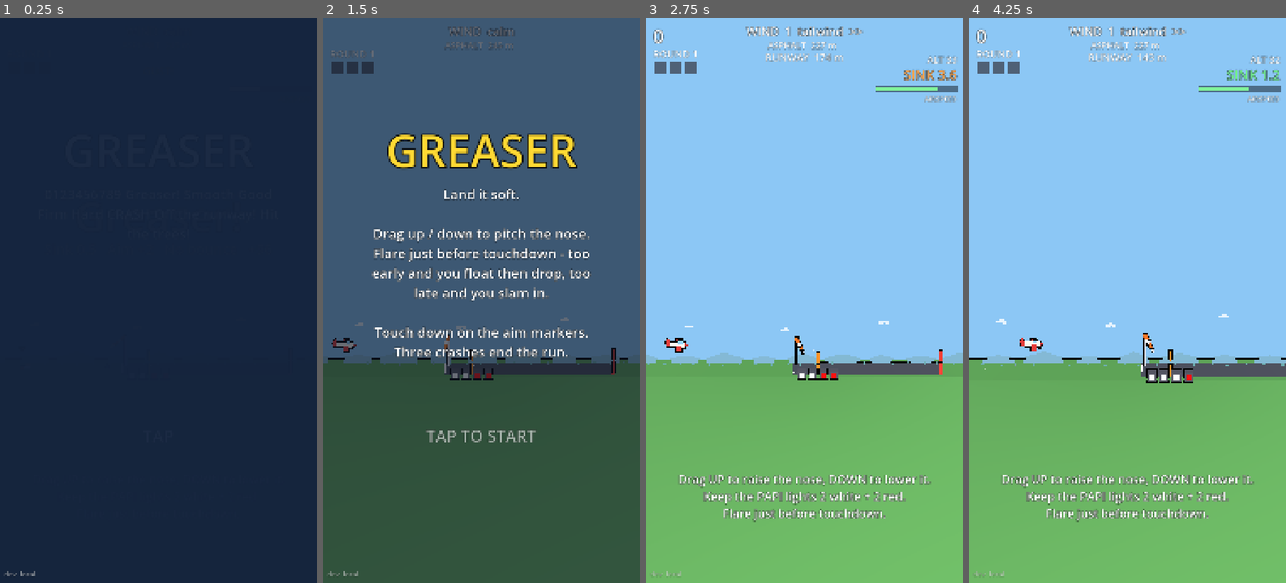
Above: before the commit, frames 1-4 (left to right).
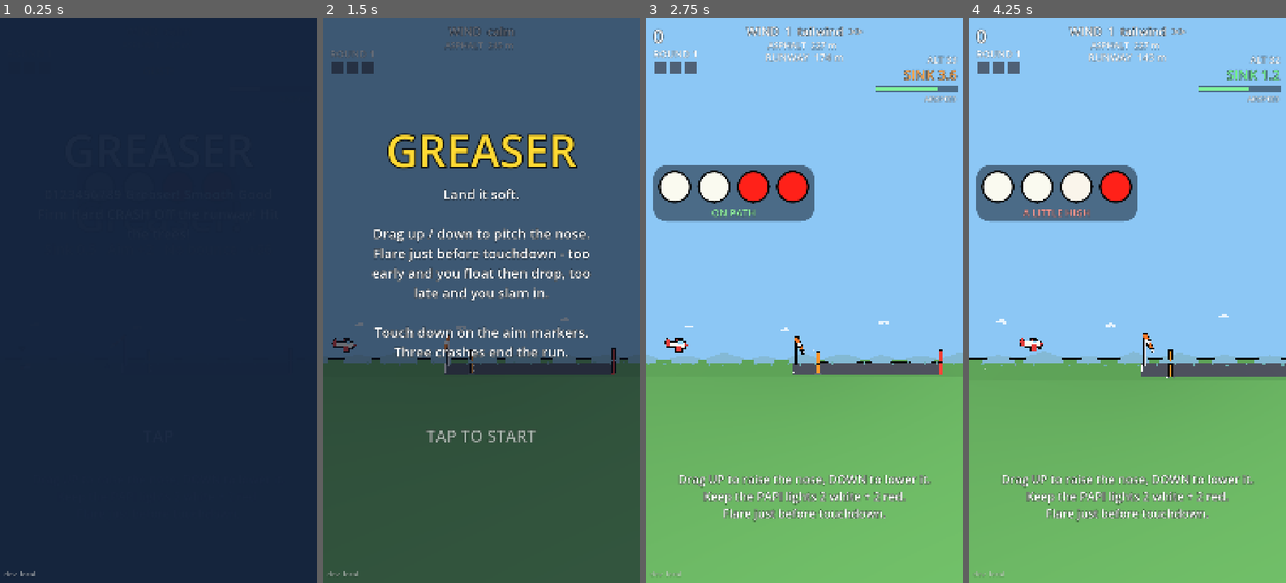
Above: after the commit, the same moments.

Repository: Hotshotted/Landing-Game
Game: Godot game, scene res://scenes/main.tscn
Two runs of this game, one before a commit and one after it. Both use one fixed random seed, a clock stepped at 60 frames per second and the inputs below.
Inputs (mouse positions are in pixels of both pictures, inside the frame that each line leads up to):
- Up to frame 1 (0.25 s): no input
- Up to frame 2 (1.5 s): tap Enter at 0.5 s; move the mouse to (551, 272) at 0.52 s; click (551, 272) at 0.67 s; tap Space at 1.25 s; drag from (418, 328) to (465, 413) at 1.27 s
- Up to frame 3 (2.75 s): tap Enter at 2 s; move the mouse to (836, 176) at 2.02 s; click (836, 176) at 2.17 s
- Up to frame 4 (4.25 s): drag from (1111, 413) to (1032, 215) at 2.77 s; move the mouse to (1222, 385) at 3.52 s; click (1222, 385) at 3.67 s

The runs differ from the first frame. In frame 2, 0.2% of the frame differs, in the area x 40-54%, y 62-65%; in frame 3, 5.1%; in frame 4, 5.2%, in the area x 2-71%, y 26-65%.

Commit message:
Big HUD PAPI in the sky above the plane
Four large round lights (Tuning.papi_hud_size / gap / y / fade / follow) follow the plane sideways, stay on
screen and in the empty sky, and show too high / on path / too low with a caption. Colours ease and pop on
change; a hysteresis keeps turbulence from flickering a light; the last state is held close to the markers.
The small runway PAPI stays as quiet scenery (no outline, not scaled). Smoke test covers size, sky position,
following, smoothing, hysteresis, hiding and live tuning.

Co-Authored-By: Claude Sonnet 5.5 <noreply@anthropic.com>
Claude-Session: https://claude.ai/code/session_01F4URq4rsP2EDTuUTh3MbZ7

Diff:
--- a/scripts/Airfield.gd
+++ b/scripts/Airfield.gd
@@ -219,12 +219,12 @@
 	_beacon_mats.append(m.material_override as StandardMaterial3D)
 	return root
 
-## PAPI: four housings in a row beside the aim markers, each with a lens facing the camera.
+## The small runway PAPI (scenery, mirrors the HUD one): four housings in a row beside the aim markers, lenses facing the camera.
 func _build_papi() -> void:
 	_papi_root = Node3D.new()
 	add_child(_papi_root)
 	for i in 4:
-		var h := _mi(_box, Color(0.3, 0.3, 0.34), true, _papi_root)
+		var h := _mi(_box, Color(0.36, 0.38, 0.42), false, _papi_root)
 		h.scale = Vector3(1.9, 1.9, 1.9)
 		h.position = Vector3((float(i) - 1.5) * 2.7, 0.95, 0.0)
 		var lens := _mi(_box, Color(1, 1, 1), false, _papi_root, true)
@@ -407,8 +407,7 @@
 		_aim_posts[k].scale = Vector3.ONE * _mark
 		_end_posts[k].position = Vector3(rwy_end + 1.0, 0.0, side * edge)
 		_end_posts[k].scale = Vector3.ONE * _mark
-	_papi_root.position = Vector3(papi_x, 0.0, edge + 1.5 * _mark)
-	_papi_root.scale = Vector3.ONE * _mark
+	_papi_root.position = Vector3(papi_x, 0.0, edge + 1.5)   # (the small runway PAPI is scenery: it never scales with the zoom)
 	_sock_root.scale = Vector3.ONE * _mark
 	for b in _beacons:
 		b.scale = Vector3.ONE * _mark
@@ -499,15 +498,29 @@
 
 ## PAPI from where the plane is: the slope of the line from the plane to the PAPI against the slope of the path to the
 ## markers. Four lights, each turns white as the plane climbs above its step: all red = too low, two white + two red =
-## on the path, all white = too high. Holds its last state close in (the angle swings wildly right at the end).
-func update_papi(plane_x: float, plane_y: float) -> void:
+## on the path, all white = too high. A light needs to pass its step by papi_hysteresis (a fraction of papi_band) to
+## flip back, so turbulence around a step doesn't make it flicker. Holds its last state close in (the angle swings
+## wildly right at the end). `snap` ignores the hysteresis and the hold (used when a round starts).
+func update_papi(plane_x: float, plane_y: float, snap: bool = false) -> void:
 	var dx := papi_x - plane_x
-	if dx < Tuning.papi_hold_distance or plane_y <= 0.0:
+	if not snap and (dx < Tuning.papi_hold_distance or plane_y <= 0.0):
+		return
+	if dx <= 0.5:
 		return
 	var ratio := (plane_y / dx) / maxf(papi_slope, 0.01)
+	var h := Tuning.papi_hysteresis * Tuning.papi_band
 	var n := 0
 	for k in 4:
-		if ratio > 1.0 + (float(k) - 1.5) * Tuning.papi_band:
+		var step := 1.0 + (float(k) - 1.5) * Tuning.papi_band
+		var was_white := k < papi_white
+		var white: bool
+		if snap:
+			white = ratio > step
+		elif was_white:
+			white = ratio > step - h
+		else:
+			white = ratio > step + h
+		if white:
 			n += 1
 	if n != papi_white:
 		papi_white = n
--- a/scripts/Hud.gd
+++ b/scripts/Hud.gd
@@ -18,6 +18,21 @@
 var _speed_label: Label
 var _gust: Label
 var _dist: Label
+# the big PAPI in the sky above the plane (four round lights + a caption), animated in update()
+var _papi_row: Control
+var _papi_back: Panel
+var _papi_lights: Array[Panel] = []
+var _papi_styles: Array[StyleBoxFlat] = []
+var _papi_cols: Array[Color] = []          # the colours the lights are showing right now (they ease toward the target)
+var _papi_pop := PackedFloat32Array([0.0, 0.0, 0.0, 0.0])
+var _papi_caption: Label
+var _papi_target := 2                      # how many lights should be white
+var _papi_shown_n := -1
+var _papi_x := 540.0                       # row centre, screen pixels (eases toward _papi_x_target)
+var _papi_x_target := 540.0
+var _papi_alpha := 0.0
+var _papi_show := false
+var _papi_built_size := -1.0
 var _hint: Label
 var _pop_title: Label
 var _pop_sub: Label
@@ -100,6 +115,34 @@
 	_pop_sub.autowrap_mode = TextServer.AUTOWRAP_WORD_SMART
 	_pop_title.modulate.a = 0.0
 	_pop_sub.modulate.a = 0.0
+	# the big PAPI: a dark pill with four round lights and a caption, in the empty sky above the plane
+	_papi_row = Control.new()
+	_papi_row.mouse_filter = Control.MOUSE_FILTER_IGNORE
+	_papi_row.visible = false
+	add_child(_papi_row)
+	_papi_back = Panel.new()
+	_papi_back.mouse_filter = Control.MOUSE_FILTER_IGNORE
+	var back_style := StyleBoxFlat.new()
+	back_style.bg_color = Color(0.04, 0.06, 0.1, 0.5)
+	back_style.set_corner_radius_all(48)
+	_papi_back.add_theme_stylebox_override("panel", back_style)
+	_papi_row.add_child(_papi_back)
+	for i in 4:
+		var light := Panel.new()
+		light.mouse_filter = Control.MOUSE_FILTER_IGNORE
+		var st := StyleBoxFlat.new()
+		st.bg_color = Color(1, 1, 1)
+		st.border_color = Color(0, 0, 0, 0.95)
+		light.add_theme_stylebox_override("panel", st)
+		_papi_row.add_child(light)
+		_papi_lights.append(light)
+		_papi_styles.append(st)
+		_papi_cols.append(Color(1, 1, 1))
+	_papi_caption = _label(34, HORIZONTAL_ALIGNMENT_CENTER)
+	remove_child(_papi_caption)
+	_papi_row.add_child(_papi_caption)
+	_papi_caption.text = "ON PATH"
+	_papi_shown_n = 2
 	# menu / game-over overlay
 	_overlay = ColorRect.new()
 	_overlay.color = Color(0.05, 0.08, 0.14, 0.62)
@@ -275,6 +318,94 @@
 func fade_alpha() -> float:
 	return _fade.color.a
 
+# ---------- the big PAPI ----------
+
+const PAPI_WHITE := Color(0.98, 0.98, 0.94)
+const PAPI_RED := Color(1.0, 0.13, 0.1)
+const PAPI_CAPTIONS: Array[String] = ["TOO LOW", "A LITTLE LOW", "ON PATH", "A LITTLE HIGH", "TOO HIGH"]
+
+## Feed the PAPI: `white` = how many of the four lights are white (4 = too high, 2 = on path, 0 = too low), `screen_x` =
+## where the plane is on screen (the row follows it sideways), `show` = visible (during the approach). `snap` jumps
+## there at once (a new round).
+func set_papi(white: int, screen_x: float, show: bool, snap: bool = false) -> void:
+	_papi_target = clampi(white, 0, 4)
+	_papi_x_target = screen_x
+	_papi_show = show
+	if snap:
+		_papi_x = screen_x
+		_papi_alpha = 1.0 if show else 0.0
+		for i in 4:
+			_papi_cols[i] = PAPI_WHITE if i < _papi_target else PAPI_RED
+			_papi_pop[i] = 0.0
+		_papi_shown_n = -1
+		_papi_row.visible = show
+		_layout_papi(0.0)
+
+## The colour light `i` is showing right now (it eases toward its target, so mid-change it is a blend).
+func papi_light_color(i: int) -> Color:
+	return _papi_cols[i]
+
+## The row's screen rectangle (tests and layout checks).
+func papi_rect() -> Rect2:
+	return Rect2(_papi_row.position, _papi_row.size)
+
+func papi_visible() -> bool:
+	return _papi_row.visible and _papi_alpha > 0.5
+
+func _layout_papi(dt: float) -> void:
+	var sz := Tuning.papi_hud_size
+	var gap := Tuning.papi_hud_gap
+	var w := 4.0 * sz + 3.0 * gap
+	var pad := 18.0
+	var vs := get_viewport().get_visible_rect().size
+	# follow the plane sideways, always fully on screen
+	var k := 1.0 - exp(-Tuning.papi_hud_follow * dt) if dt > 0.0 else 1.0
+	_papi_x = lerpf(_papi_x, _papi_x_target, k)
+	var half := w * 0.5 + pad + Tuning.papi_hud_margin
+	var cx := clampf(_papi_x, minf(half, vs.x * 0.5), maxf(vs.x - half, vs.x * 0.5))
+	_papi_row.position = Vector2(cx - w * 0.5, vs.y * Tuning.papi_hud_y)
+	_papi_row.size = Vector2(w, sz)
+	_papi_back.position = Vector2(-pad, -pad)
+	_papi_back.size = Vector2(w + 2.0 * pad, sz + 2.0 * pad + 44.0)
+	if sz != _papi_built_size:                 # (live-tuned size: reshape the round lights)
+		_papi_built_size = sz
+		for st in _papi_styles:
+			st.set_corner_radius_all(int(sz * 0.5))
+			st.set_border_width_all(maxi(int(sz * 0.07), 3))
+	for i in 4:
+		var light := _papi_lights[i]
+		light.size = Vector2(sz, sz)
+		light.position = Vector2(float(i) * (sz + gap), 0.0)
+		light.pivot_offset = Vector2(sz, sz) * 0.5
+		var pop := 1.0 + 0.16 * _papi_pop[i]
+		light.scale = Vector2(pop, pop)
+		_papi_styles[i].bg_color = _papi_cols[i]
+	_papi_caption.position = Vector2(0.0, sz + 8.0)
+	_papi_caption.size = Vector2(w, 40.0)
+
+func _update_papi(dt: float) -> void:
+	_papi_alpha = move_toward(_papi_alpha, 1.0 if _papi_show else 0.0, dt / 0.2)
+	_papi_row.visible = _papi_alpha > 0.01
+	if not _papi_row.visible:
+		return
+	_papi_row.modulate.a = _papi_alpha
+	# colours ease toward white / red: a change is easy to see (and pops a little) but never flickers
+	var ck := 1.0 - exp(-Tuning.papi_hud_fade * dt)
+	for i in 4:
+		var goal := PAPI_WHITE if i < _papi_target else PAPI_RED
+		_papi_cols[i] = _papi_cols[i].lerp(goal, ck)
+		_papi_pop[i] = maxf(_papi_pop[i] - dt * 4.0, 0.0)
+	if _papi_target != _papi_shown_n:
+		if _papi_shown_n >= 0:
+			var lo := mini(_papi_target, _papi_shown_n)
+			var hi := maxi(_papi_target, _papi_shown_n)
+			for i in range(lo, hi):
+				_papi_pop[i] = 1.0
+		_papi_shown_n = _papi_target
+		_papi_caption.text = PAPI_CAPTIONS[_papi_target]
+		_papi_caption.modulate = PAPI_RED.lerp(PAPI_WHITE, 0.55) if _papi_target != 2 else Color(0.6, 1.0, 0.65)
+	_layout_papi(dt)
+
 # ---------- per frame ----------
 
 func update(delta: float) -> void:
@@ -296,6 +427,7 @@
 	_fade.color.a = move_toward(_fade.color.a, _fade_target, delta / maxf(Tuning.fade_time, 0.01))
 	if overlay_visible:
 		_ov_prompt.modulate.a = 0.55 + 0.45 * sin(_t * 4.0)
+	_update_papi(delta)
 	_update_perf(delta)
 
 # ---------- ?perf ----------
@@ -341,6 +473,7 @@
 		_pop_title.modulate.a = 1.0
 		_pop_sub.modulate.a = 1.0
 	_gust.modulate.a = 1.0
+	set_papi(2, 540.0, true, true)   # the big PAPI is drawn for real too
 
 func prewarm_popups() -> void:
 	for g in Grading.NAMES:
@@ -348,6 +481,7 @@
 	_pop_title.text = "Greaser!"
 
 func end_prewarm() -> void:
+	set_papi(2, 540.0, false, true)
 	_splash.visible = false
 	_set_overlay(false)
 	clear_popup()
--- a/scripts/Main.gd
+++ b/scripts/Main.gd
@@ -184,7 +184,7 @@
 	aircraft.reset(0.0, airfield.start_altitude)
 	_start_x = aircraft.x
 	_compute_full_frame()
-	airfield.update_papi(aircraft.x, aircraft.y)
+	airfield.update_papi(aircraft.x, aircraft.y, true)
 	_dist_key = -1
 	_graded = false
 	_awarded = 0
@@ -456,6 +456,11 @@
 
 func _snap_camera() -> void:
 	_update_camera(0.0, true)
+	hud.set_papi(airfield.papi_white, _plane_screen_x(), state == APPROACH and not _graded, true)
+
+## Where the plane is on screen (viewport pixels): the big PAPI follows it sideways.
+func _plane_screen_x() -> float:
+	return camera.unproject_position(Vector3(aircraft.x, aircraft.y + Aircraft.GEAR_H, 0.0)).x
 
 func _aspect() -> float:
 	var vs := get_viewport().get_visible_rect().size
@@ -494,6 +499,7 @@
 func _update_hud(dt: float) -> void:
 	var flying := state == APPROACH
 	hud.set_flight(aircraft.y, aircraft.vy, aircraft.s, flying and not hud.overlay_visible)
+	hud.set_papi(airfield.papi_white, _plane_screen_x(), flying and not _graded and not hud.overlay_visible)
 	if state == APPROACH or state == ROLLOUT:
 		hud.set_wind(wind.head())
 		_update_distance()
--- a/scripts/TunePanel.gd
+++ b/scripts/TunePanel.gd
@@ -49,6 +49,13 @@
 	["decel_dirt", "Braking, dirt", 1.0, 15.0, 0.1],
 	["path_error_max", "Approach miss (max)", 0.0, 40.0, 1.0],
 	["ramp_rounds", "Rounds to full difficulty", 1.0, 30.0, 1.0],
+	["papi_hud_size", "HUD PAPI: light size", 50.0, 200.0, 1.0],
+	["papi_hud_gap", "HUD PAPI: gap", 0.0, 60.0, 1.0],
+	["papi_hud_y", "HUD PAPI: height (screen fraction)", 0.1, 0.6, 0.01],
+	["papi_hud_fade", "HUD PAPI: colour speed", 2.0, 30.0, 0.5],
+	["papi_hud_follow", "HUD PAPI: follow speed", 2.0, 30.0, 0.5],
+	["papi_band", "PAPI step spacing", 0.04, 0.3, 0.01],
+	["papi_hysteresis", "PAPI hysteresis", 0.0, 0.5, 0.01],
 	["shake_per_sink", "Shake per sink rate", 0.0, 0.8, 0.01],
 	["shake_size", "Shake size", 0.0, 3.0, 0.1],
 	["smoke_count", "Smoke puffs", 4.0, 60.0, 1.0],
--- a/scripts/Tuning.gd
+++ b/scripts/Tuning.gd
@@ -185,6 +185,17 @@
 var papi_band := 0.12
 ## Inside this distance of the markers the lights hold their last state (the angle swings wildly right at the end).
 var papi_hold_distance := 20.0
+## A light flips back only after passing its step by this fraction of papi_band (stops flicker in turbulence).
+var papi_hysteresis := 0.15
+## The big HUD PAPI in the sky above the plane: light diameter and gap (screen pixels at the 1080 px wide layout),
+## height of the row as a fraction of the screen height, and the clearance kept from the screen edges.
+var papi_hud_size := 112.0
+var papi_hud_gap := 22.0
+var papi_hud_y := 0.27
+var papi_hud_margin := 24.0
+## How fast a light changes colour and how fast the row follows the plane sideways (per second; higher = snappier).
+var papi_hud_fade := 9.0
+var papi_hud_follow := 10.0
 
 # ---------- Start-up pre-warm ----------
 var prewarm_min_seconds := 1.5
--- a/tests/smoke_test.gd
+++ b/tests/smoke_test.gd
@@ -631,6 +631,136 @@
 	new_round(532, 1)
 	check(main.hud._hint.text.contains("PAPI"), "the round-1 hint explains the PAPI")
 
+	print("== 11. big HUD PAPI ==  [nodes %d]" % nodes())
+	root.size = Vector2i(540, 960)   # a phone-shaped window (the 1080 x 1920 layout, scaled)
+	await frames(3)
+	var hud = main.hud
+	var vs: Vector2 = hud.get_viewport().get_visible_rect().size
+	print("      viewport %s" % str(vs))
+	new_round(600, 2)
+	main.advance(1.0 / 60.0)
+	check(hud.papi_visible(), "the big PAPI shows during the approach")
+	check(is_equal_approx(hud._papi_lights[0].size.x, float(tn.papi_hud_size)) and hud._papi_lights.size() == 4, "four lights, sized from Tuning.papi_hud_size (%.0f px)" % float(tn.papi_hud_size))
+	check(float(tn.papi_hud_size) / vs.x >= 0.08, "big enough to read at a glance on a phone (a light is %.0f %% of the screen width)" % (100.0 * float(tn.papi_hud_size) / vs.x))
+	var rect: Rect2 = hud.papi_rect()
+	check(is_equal_approx(rect.size.x, 4.0 * float(tn.papi_hud_size) + 3.0 * float(tn.papi_hud_gap)), "the row is 4 lights + 3 gaps wide (%.0f px)" % rect.size.x)
+	check(rect.position.x >= 0.0 and rect.end.x <= vs.x, "the row is fully on screen at the start of the approach")
+	check(is_equal_approx(rect.position.y, vs.y * float(tn.papi_hud_y)), "its height comes from Tuning.papi_hud_y (%.2f of the screen)" % float(tn.papi_hud_y))
+	# in the empty sky: below the top readouts, above the plane - at the start and in the flare
+	var plane_px: Vector2 = main.camera.unproject_position(Vector3(main.aircraft.x, main.aircraft.y, 0.0))
+	check(rect.position.y > 230.0 * vs.y / 1920.0, "the row is below the top readouts (y %.0f of %.0f)" % [rect.position.y, vs.y])
+	check(rect.end.y + 50.0 * vs.y / 1920.0 < plane_px.y, "...and above the plane at the start (row bottom %.0f, plane y %.0f)" % [rect.end.y, plane_px.y])
+	var rows_clear := true
+	for dist_to_aim in [120.0, 60.0, 30.0]:
+		main.aircraft.reset(main.airfield.aim_x - dist_to_aim, 5.0 + dist_to_aim * 0.1)
+		for i in 90:
+			main.advance(1.0 / 60.0)
+			if main.state != MAIN.APPROACH:
+				break
+		var r2: Rect2 = hud.papi_rect()
+		var pp: Vector2 = main.camera.unproject_position(Vector3(main.aircraft.x, main.aircraft.y, 0.0))
+		if not (r2.end.y + 50.0 * vs.y / 1920.0 < pp.y):
+			rows_clear = false
+			print("      overlap: row bottom %.0f, plane y %.0f (alt %.1f)" % [r2.end.y, pp.y, main.aircraft.y])
+		if main.state != MAIN.APPROACH:
+			new_round(601, 2)
+	check(rows_clear, "...and stays above the plane through the approach and the flare")
+	# follows the plane sideways, always on screen
+	hud.set_papi(2, 420.0, true, true)
+	var cx_a: float = hud.papi_rect().get_center().x
+	hud.set_papi(2, 700.0, true)
+	for i in 90:
+		hud.update(1.0 / 60.0)
+	var cx_b: float = hud.papi_rect().get_center().x
+	check(absf(cx_a - 420.0) < 2.0 and absf(cx_b - 700.0) < 2.0, "the row follows the plane sideways (%.0f -> %.0f for plane x 420 -> 700)" % [cx_a, cx_b])
+	hud.set_papi(2, -300.0, true)
+	for i in 90:
+		hud.update(1.0 / 60.0)
+	check(hud.papi_rect().position.x >= 0.0, "...and never leaves the screen (plane far left: row x %.0f)" % hud.papi_rect().position.x)
+	hud.set_papi(2, 5000.0, true)
+	for i in 90:
+		hud.update(1.0 / 60.0)
+	check(hud.papi_rect().end.x <= vs.x + 0.5, "...either side")
+	# states and smooth transitions
+	hud.set_papi(2, 540.0, true, true)
+	check(hud.papi_light_color(0).g > 0.9 and hud.papi_light_color(1).g > 0.9 and hud.papi_light_color(2).g < 0.3 and hud.papi_light_color(3).g < 0.3, "on path: two white, two red")
+	hud.set_papi(4, 540.0, true)
+	hud.update(1.0 / 60.0)
+	var mid: Color = hud.papi_light_color(2)
+	check(mid.g > 0.2 and mid.g < 0.9, "a changing light is mid-transition after one frame (not a hard cut: g %.2f)" % mid.g)
+	for i in 60:
+		hud.update(1.0 / 60.0)
+	check(hud.papi_light_color(3).g > 0.95 and hud.papi_light_color(3).b > 0.9, "...and settles to white (too high: all four white)")
+	hud.set_papi(0, 540.0, true)
+	for i in 60:
+		hud.update(1.0 / 60.0)
+	check(hud.papi_light_color(0).g < 0.2 and hud.papi_light_color(3).g < 0.2 and hud.papi_light_color(0).r > 0.9, "too low: all four red")
+	check(hud._papi_caption.text == "TOO LOW", "the caption says so (%s)" % hud._papi_caption.text)
+	# the lights in the game follow the plane's real glide path
+	new_round(602, 2)
+	main.aircraft.reset(0.0, main.airfield.start_altitude * 1.8)
+	main.advance(1.0 / 60.0)
+	for i in 60:
+		main.advance(1.0 / 60.0)
+		main.aircraft.y = main.airfield.start_altitude * 1.8
+		main.aircraft.x = 0.0
+	check(main.airfield.papi_white == 4 and hud.papi_light_color(3).g > 0.9, "well above the glide path the HUD lights are all white")
+	for i in 60:
+		main.aircraft.y = main.airfield.start_altitude * 0.4
+		main.aircraft.x = 0.0
+		main.advance(1.0 / 60.0)
+	check(main.airfield.papi_white == 0 and hud.papi_light_color(0).g < 0.2, "well below it they are all red")
+	# hold-last-state near the markers
+	var held: int = main.airfield.papi_white
+	main.aircraft.reset(main.airfield.papi_x - 10.0, 30.0)
+	main.advance(1.0 / 60.0)
+	check(main.airfield.papi_white == held, "close to the markers the lights hold their last state")
+	# hysteresis: turbulence around a step doesn't flicker
+	var af5 = main.airfield
+	var dx5: float = 100.0
+	var px5: float = af5.papi_x - dx5
+	af5.update_papi(px5, 1.07 * af5.papi_slope * dx5, true)
+	var base_n: int = af5.papi_white
+	var flips := 0
+	var last_n: int = base_n
+	for i in 40:
+		var r := 1.062 + (0.01 if i % 2 == 0 else -0.01)
+		af5.update_papi(px5, r * af5.papi_slope * dx5)
+		if af5.papi_white != last_n:
+			flips += 1
+			last_n = af5.papi_white
+	check(base_n == 3 and flips == 0, "jitter around a step doesn't flicker a light (%d flips)" % flips)
+	af5.update_papi(px5, 1.0 * af5.papi_slope * dx5)
+	check(af5.papi_white == 2, "a real drop through the step still changes it")
+	af5.update_papi(px5, 1.07 * af5.papi_slope * dx5)
+	check(af5.papi_white == 2, "...and it needs a clear rise to come back (hysteresis)")
+	af5.update_papi(px5, 1.09 * af5.papi_slope * dx5)
+	check(af5.papi_white == 3, "...which it then does")
+	# hidden once the wheels are down
+	main.state = MAIN.ROLLOUT
+	main._update_hud(0.016)
+	for i in 30:
+		hud.update(1.0 / 60.0)
+	check(not hud.papi_visible(), "the big PAPI goes away once the wheels are down")
+	main.state = MAIN.APPROACH
+	# the small runway PAPI is quiet scenery: no outlines, not scaled with the zoom
+	var small = main.airfield._papi_root
+	check(small.get_child(0).material_overlay == null and main.airfield._papi_root.scale == Vector3.ONE, "the small runway PAPI is scenery (no outline, never scaled up)")
+	# live tuning
+	var size0: float = tn.papi_hud_size
+	tn.papi_hud_size = 150.0
+	hud.set_papi(2, 540.0, true, true)
+	check(is_equal_approx(hud._papi_lights[0].size.x, 150.0) and is_equal_approx(hud.papi_rect().size.x, 4.0 * 150.0 + 3.0 * float(tn.papi_hud_gap)), "changing papi_hud_size in Tuning resizes the lights live")
+	tn.papi_hud_size = size0
+	hud.set_papi(2, 540.0, false, true)
+	for e in ["papi_hud_size", "papi_hud_gap", "papi_hud_y", "papi_hud_fade", "papi_hud_follow", "papi_hysteresis"]:
+		var in_panel := false
+		for ent in TP.ENTRIES:
+			if ent[0] == e:
+				in_panel = true
+		check(in_panel, "%s is in the ?tune panel" % e)
+	root.size = Vector2i(1152, 648)
+
 	print("== 9. debug flags / frame time ==  [nodes %d]" % nodes())
 	DF.parse(["nofx=smoke,shake", "perf", "round=4", "seed=9", "bogus"] as Array[String])
 	check(DF.off("smoke") and DF.off("shake") and not DF.off("popup"), "?nofx=smoke,shake switches just those off")
Not shown, changed: README.md
